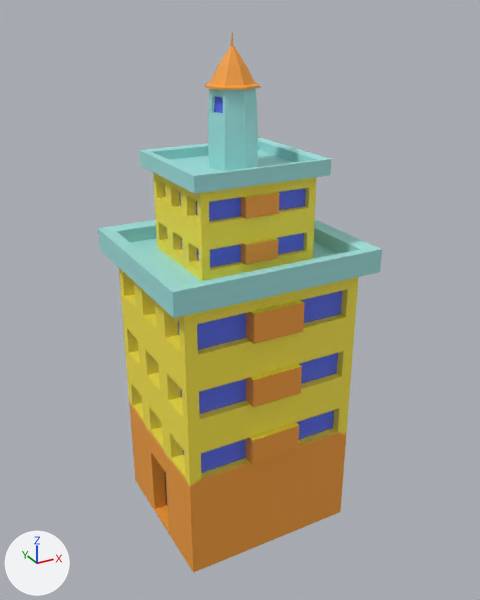
Before and after pictures for a commit that changed the FBX model Assets/3d_Imports/City/house16.fbx.
Before and after are seen from a 50 mm lens placed at (-14.7, -26.8, 26.0), pointed at (0.3, 0.5, 12.3). Arrows for +X, +Y and +Z are at lower left; the lights stay in place. Where no turn or scale is listed for an object, it has been applied to the vertices.

The scene before the commit, as lines of its bpy script (objects in view):
```python
me_cube_021 = bpy.data.meshes.new('Cube.021')
me_cube_021.from_pydata(...)  # 737 vertices, 722 faces; spans x -5.3..5.4, y -4.1..5.5, z -0.2..25.2
me_cube_021.materials.append(mat_house_palatte)  # picture img_house_palette_png
ob_building_006 = bpy.data.objects.new('building.006', me_cube_021)
ob_building_006.location = (0.0, 0.0, 0.0)
```
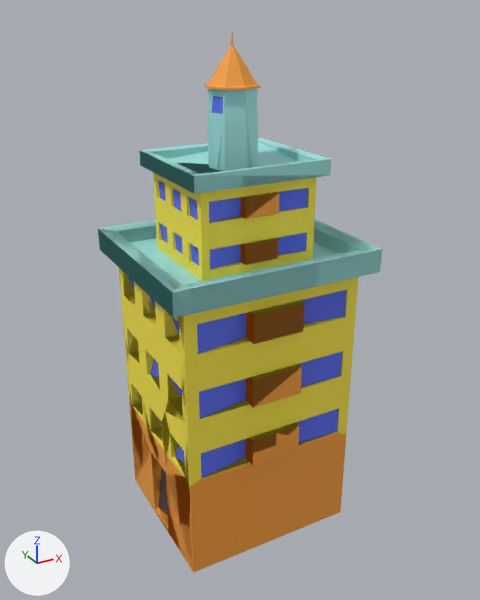
Changed parts and their boxes [x1, y1, x2, y2] in the pictures (480 x 600 px):
'building.006_LOD1', added: after [98, 45, 382, 571]

What the commit changed:
Mesh me_cube_070 is new.
It has 370 vertices, 489 faces and spans x -5.3..5.4, y -4.1..5.5, z -0.2..24.6.
It uses material mat_house_palatte (picture img_house_palette_png).
Object 'building.006_LOD1' (ob_building_006_lod1) is new; it shows me_cube_070.
Its location is (0.0, 0.0, 0.0).
